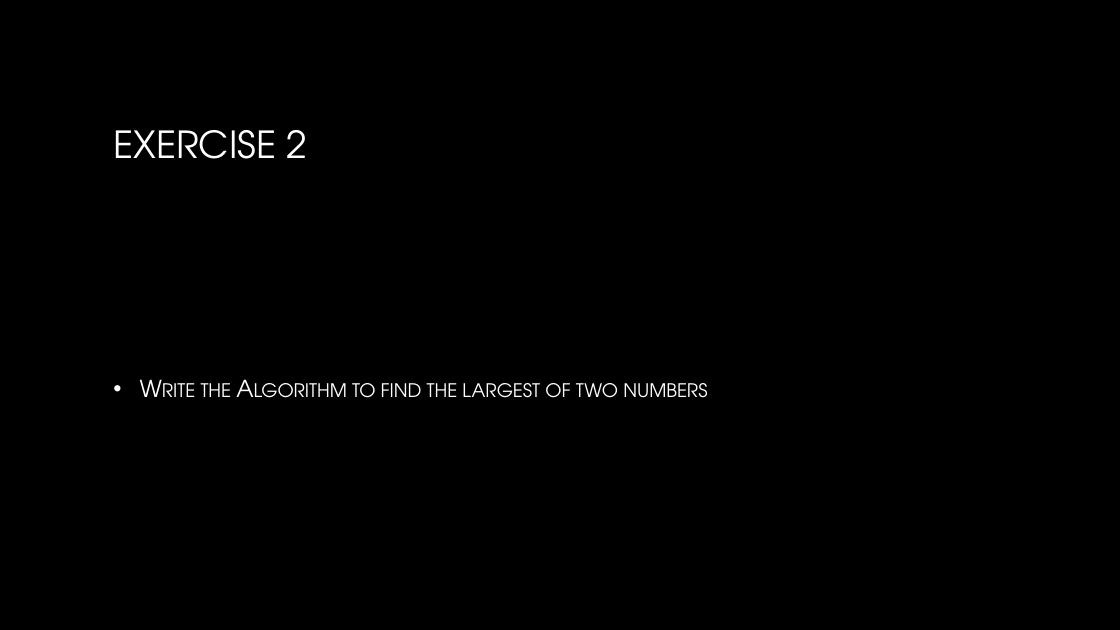
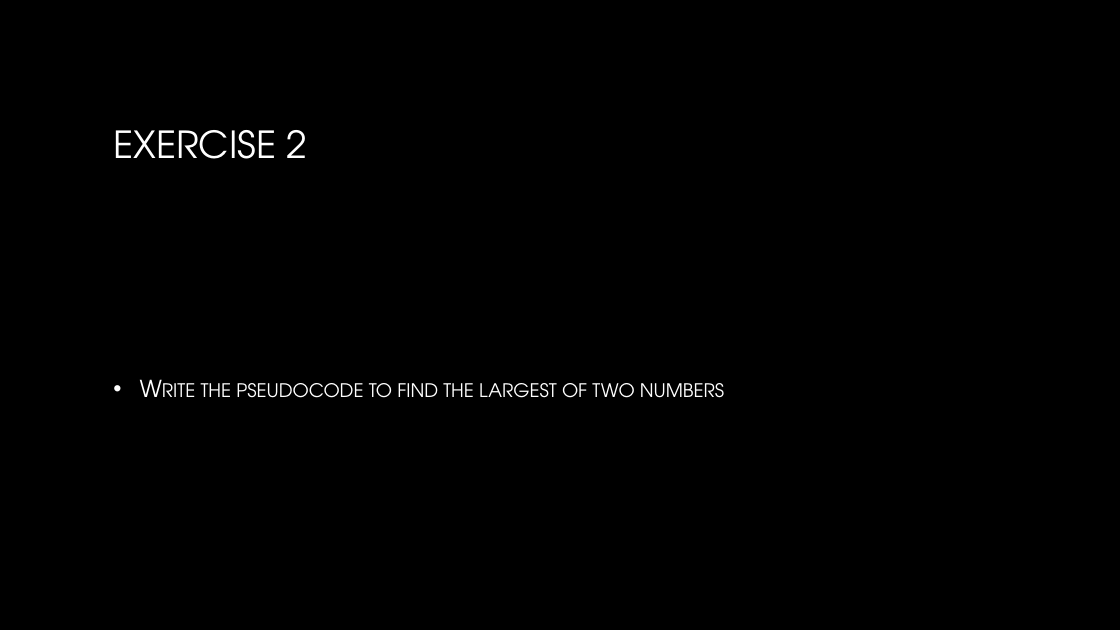
Before and after one commit to SatyakiDas/ulab_course_materials, a slide deck: slide 17 of SPRING 20/CSE 101/Course Materials/algo_pseudo_flowcharts_part3.pptx. Drawn at 1120x630 pixels with LibreOffice and Linux fonts; fonts in the diff are those of the drawing; background and template pictures are left out. Boxes give left, top, right and bottom in pixels: in the first picture for what was removed or moved away, otherwise in the second. Text is boxed around its words. In the diff, an @@ line names an element or a change of style, - is before the commit and + after.

```diff
--- a/SPRING 20/CSE 101/Course Materials/algo_pseudo_flowcharts_part3.pptx
+++ b/SPRING 20/CSE 101/Course Materials/algo_pseudo_flowcharts_part3.pptx
@@ text at [201, 383, 724, 398]: text changed @@
-• Write the Algorithm to find the largest of two numbers
+• Write the pseudocode to find the largest of two numbers
```
Also in this commit, not shown: 4 other slides changed, 17 other files.
